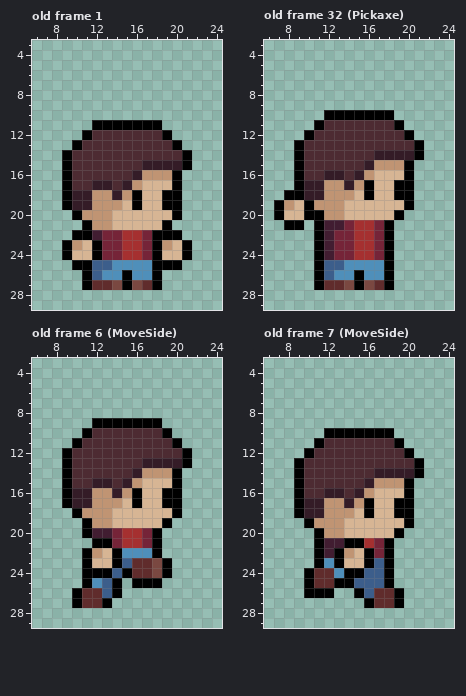
Edited in one commit: pixel-art file (assets/sprites/entities/aseprite/character.aseprite). The picture above is the old version.
32x32 pixels, 49 frames. Shown: old frame 1: x 6..24, y 3..29; old frame 32 (Pickaxe): x 6..24, y 3..29; old frame 6 (MoveSide): x 6..24, y 3..29; old frame 7 (MoveSide): x 6..24, y 3..29. The commit also changed other frames, which this record leaves out.
And afterwards:
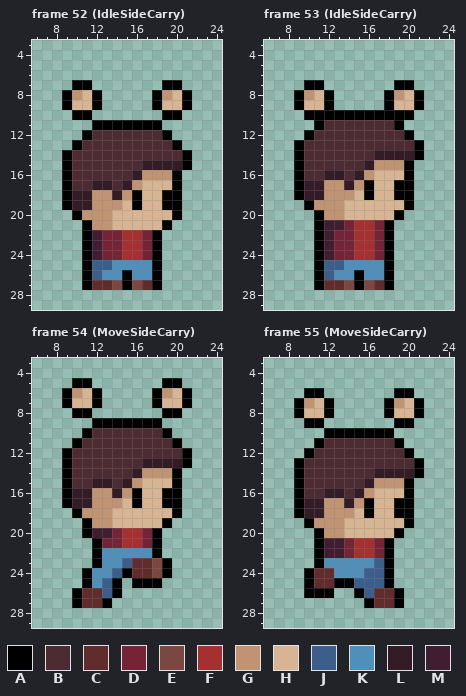
Palette (. is transparent): A #000000  B #4d2b32  C #602c2c  D #752438  E #7a4841  F #a53030  G #c09473  H #d7b594  J #3c5e8b  K #4f8fba  L #341c27  M #411d31
A new or re-ordered frame is compared with the old frame closest to it.
What changed:
frames 49 -> 79
--- frame 52 (IdleSideCarry) is new; against old frame 1, layers "Hands", "Body"
@@ x 6..24 @@
  6 ...................
- 7 ...................
- 8 ...................
- 9 ...................
-10 ...................
+ 7 ....AA.......AA....
+ 8 ...AGHA.....AGHA...
+ 9 ...AHHA.....AHHA...
+10 ....AA.......AA....
 11 ......AAAAAAA......
@@ x 6..24 @@
 21 .....AGGHHHHHA.....
-22 ....AAMDDFFDAAA....
-23 ...AGHADDFFDAGHA...
-24 ...AHHADDFFDAHHA...
-25 ....AAJJKKKKAAA....
+22 .....AMDDFFDA......
+23 .....AMDDFFDA......
+24 .....AMDDFFDA......
+25 .....AJJKKKKA......
 26 .....AJKKAKKA......
--- frame 53 (IdleSideCarry) is new; against old frame 32 (Pickaxe), layer "Hands"
@@ x 6..24 @@
  6 ...................
- 7 ...................
- 8 ...................
- 9 ...................
-10 ......AAAAAAA......
+ 7 ....AA.......AA....
+ 8 ...AGHA.....AGHA...
+ 9 ...AHHA.....AHHA...
+10 ....AAAAAAAAAAA....
 11 .....ABBBBBBBA.....
@@ x 6..12 @@
 17 ...ALLG
-18 ..AALLG
-19 .AGHAGG
-20 .AHHAAG
-21 ..AA.AM
+18 ...ALLG
+19 ....AGG
+20 .....AG
+21 .....AM
 22 .....AM
--- frame 54 (MoveSideCarry) is new; against old frame 6 (MoveSide), layer "Hands"
@@ x 6..24 @@
  4 ...................
- 5 ...................
- 6 ...................
- 7 ...................
- 8 ...................
+ 5 ....AA.......AA....
+ 6 ...AGHA.....AGHA...
+ 7 ...AHHA.....AHHA...
+ 8 ....AA.......AA....
  9 ......AAAAAAA......
@@ x 9..16 @@
 20 ..AMMDFF
-21 ...AADFF
-22 ..AGHAKK
-23 ..AHHAJC
-24 ..AAAJAC
+21 ...ADDFF
+22 ...AKKKK
+23 ...AKKJC
+24 ..AKKJAC
 25 ..AKJA.A
--- frame 55 (MoveSideCarry) is new; against old frame 7 (MoveSide), layer "Hands"
@@ x 6..24 @@
  5 ...................
- 6 ...................
- 7 ...................
- 8 ...................
- 9 ...................
+ 6 ....AA.......AA....
+ 7 ...AGHA.....AGHA...
+ 8 ...AHHA.....AHHA...
+ 9 ....AA.......AA....
 10 ......AAAAAAA......
@@ x 11..18 @@
 20 AGGHHHHH
-21 AMMAAFDA
-22 AMAGHADA
-23 AKAHHAJA
-24 CCKAAJJA
+21 AMMDFFDA
+22 AMMDFFDA
+23 AKKKKKJA
+24 CCKKKJJA
 25 CCAAJJJA
